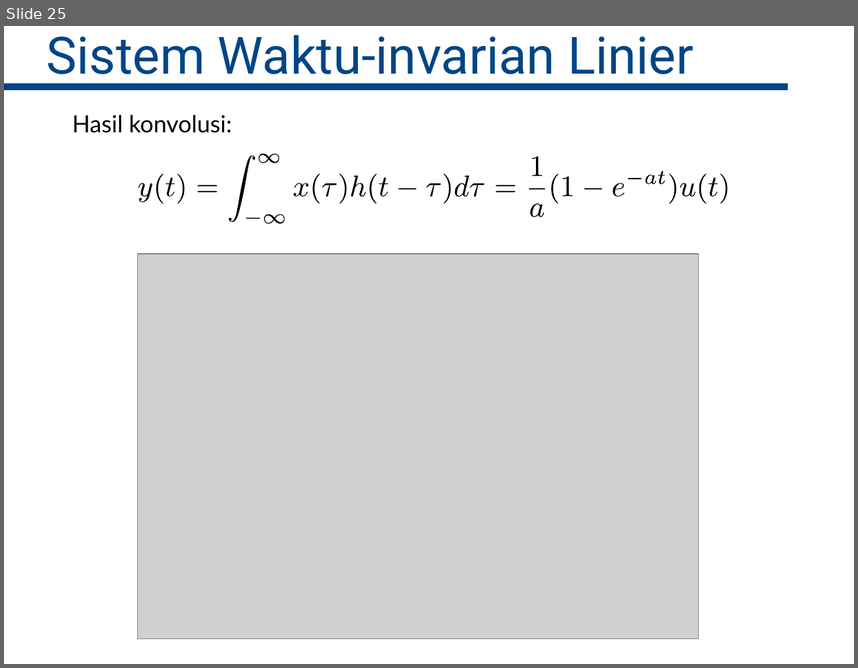
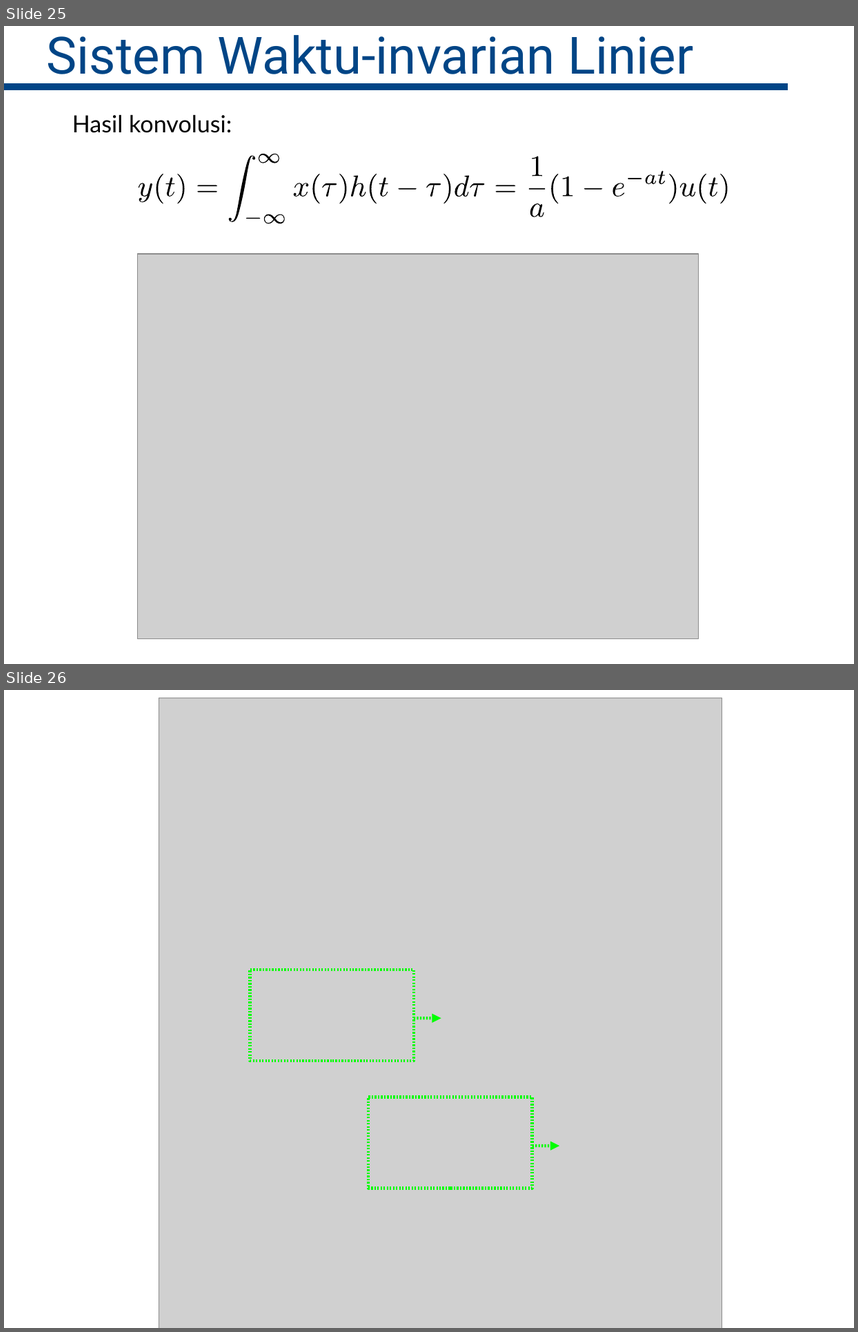
Before and after one commit to bagustris/sinyalsistem, a slide deck: slides/Lect3_SinyalSistem.odp. Shown one above the other, each under a label of ours: slide 25 before the commit, slides 25 and 26 after it. The pictures are 858x668 and 858x1332 pixels, drawn with LibreOffice and Linux fonts; fonts in the diff are those of the drawing; grey boxes stand for pictures. Boxes give left, top, right and bottom in pixels: in the first picture for what was removed or moved away, otherwise in the second. Text is boxed around its words. In the diff, an @@ line names an element or a change of style, - is before the commit and + after.

```diff
--- a/slides/Lect3_SinyalSistem.odp
+++ b/slides/Lect3_SinyalSistem.odp
@@ slide 26 added at bbox=[4, 690, 854, 1328], background #FFFFFF @@
@@ picture added at bbox=[159, 698, 723, 1328] @@
@@ rectangle added at bbox=[250, 969, 415, 1061], outline #00FF00 2.83 pt @@
@@ arrow added from (414, 1018) to (441, 1018), #00FF00 2.83 pt @@
@@ rectangle added at bbox=[368, 1097, 533, 1188], outline #00FF00 2.83 pt @@
@@ arrow added from (533, 1146) to (559, 1146), #00FF00 2.83 pt @@
```
